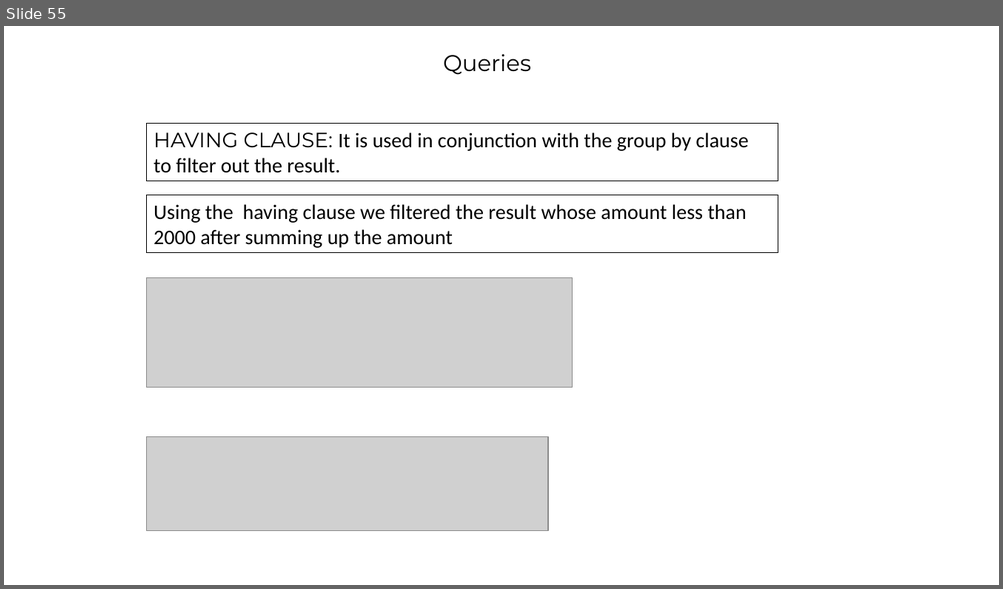
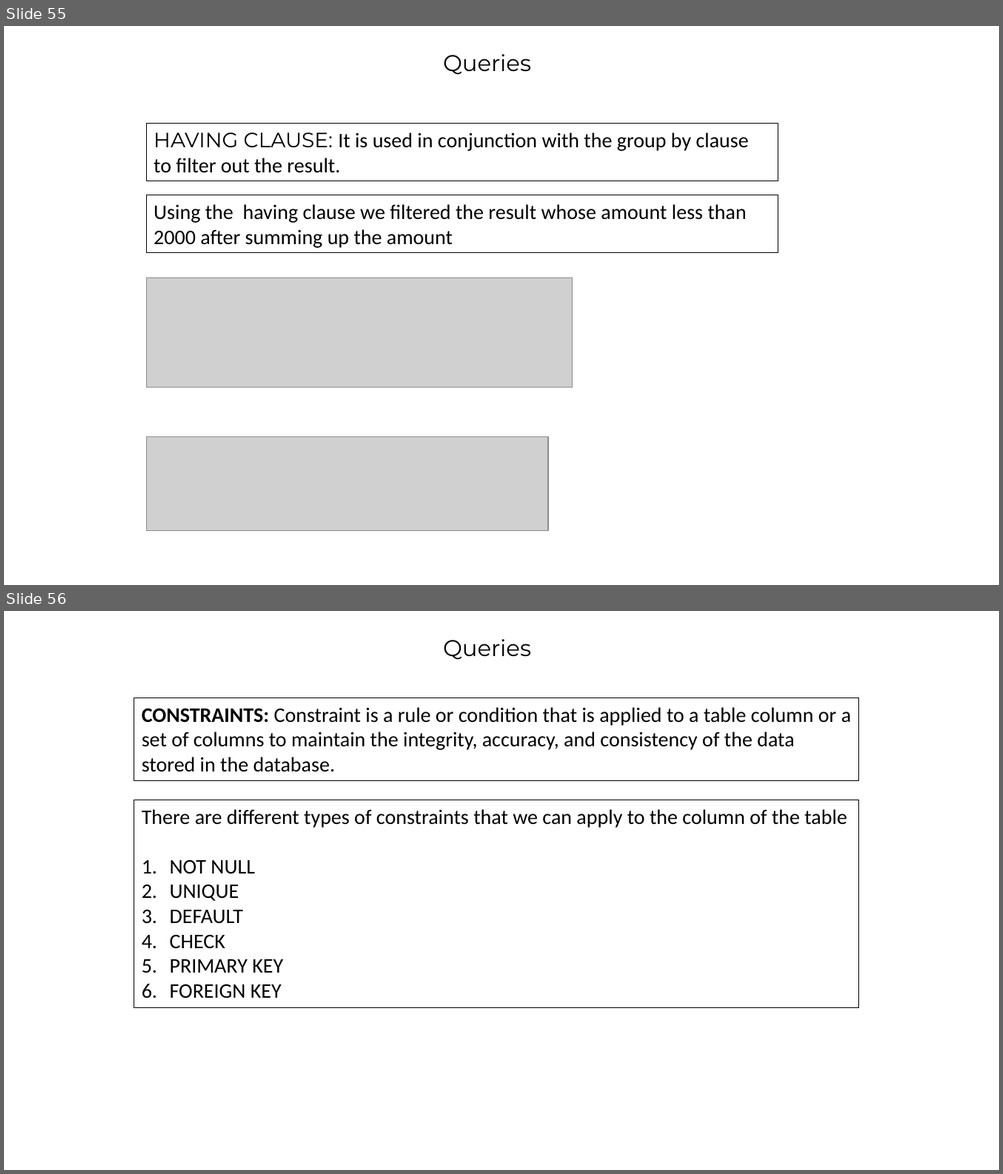
Before and after one commit to barrett28/1_IT-vedant, a slide deck: 4_sql/project''/hospital_management.pptx. Shown one above the other, each under a label of ours: slide 55 before the commit, slides 55 and 56 after it. The pictures are 1003x589 and 1003x1174 pixels, drawn with LibreOffice and Linux fonts; fonts in the diff are those of the drawing; grey boxes stand for pictures; background and template pictures are left out. Boxes give left, top, right and bottom in pixels: in the first picture for what was removed or moved away, otherwise in the second. Text is boxed around its words. In the diff, an @@ line names an element or a change of style, - is before the commit and + after.

```diff
--- a/4_sql/project''/hospital_management.pptx
+++ b/4_sql/project''/hospital_management.pptx
@@ slide 56 added at box(4, 611, 999, 1170), background picture (left out) @@
@@ text added at box(443, 639, 531, 660), 22 pt, text #000000 @@
+Queries
@@ rectangle added at box(134, 698, 858, 780), outline #000000 0.75 pt, 20 pt, text #000000 @@
+CONSTRAINTS: Constraint is a rule or condition that is applied to a table column or a set of columns to maintain the integrity, accuracy, and consistency of the data stored in the database.
@@ rectangle added at box(134, 800, 858, 1008), outline #000000 0.75 pt, 20 pt, text #000000 @@
+There are different types of constraints that we can apply to the column of the table
+1. NOT NULL
+2. UNIQUE
+3. DEFAULT
+4. CHECK
+5. PRIMARY KEY
+6. FOREIGN KEY
```
Also in this commit, not shown: 11 other slides added, 10 other files.
